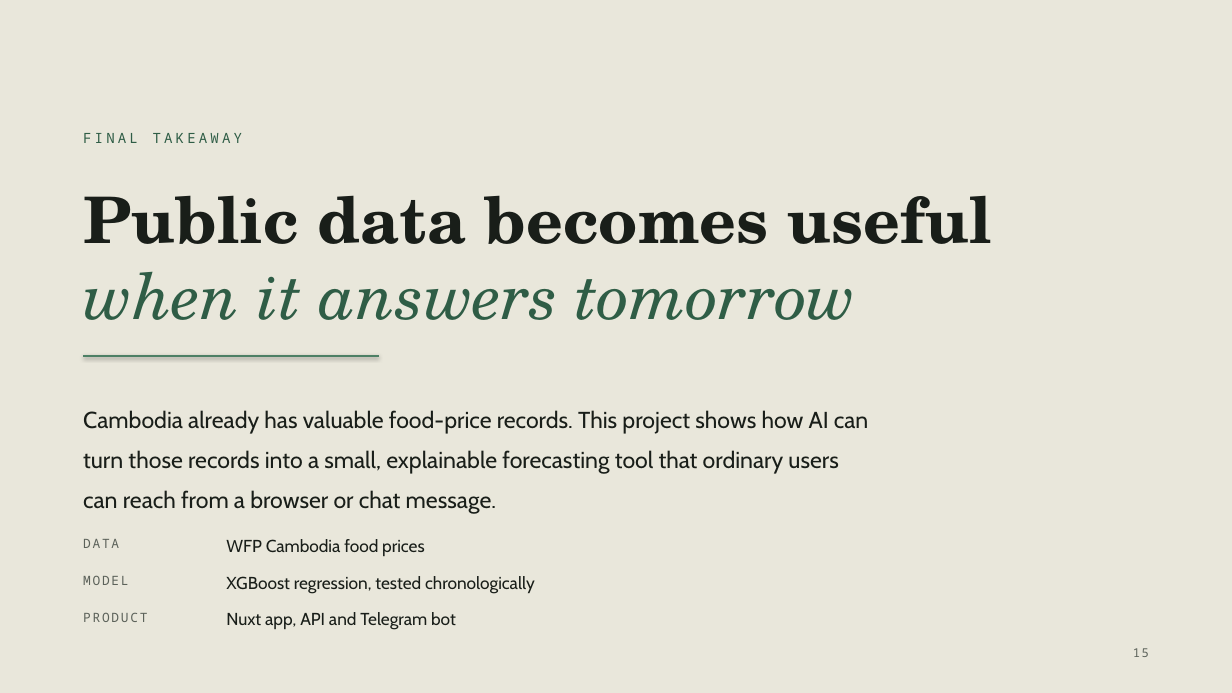
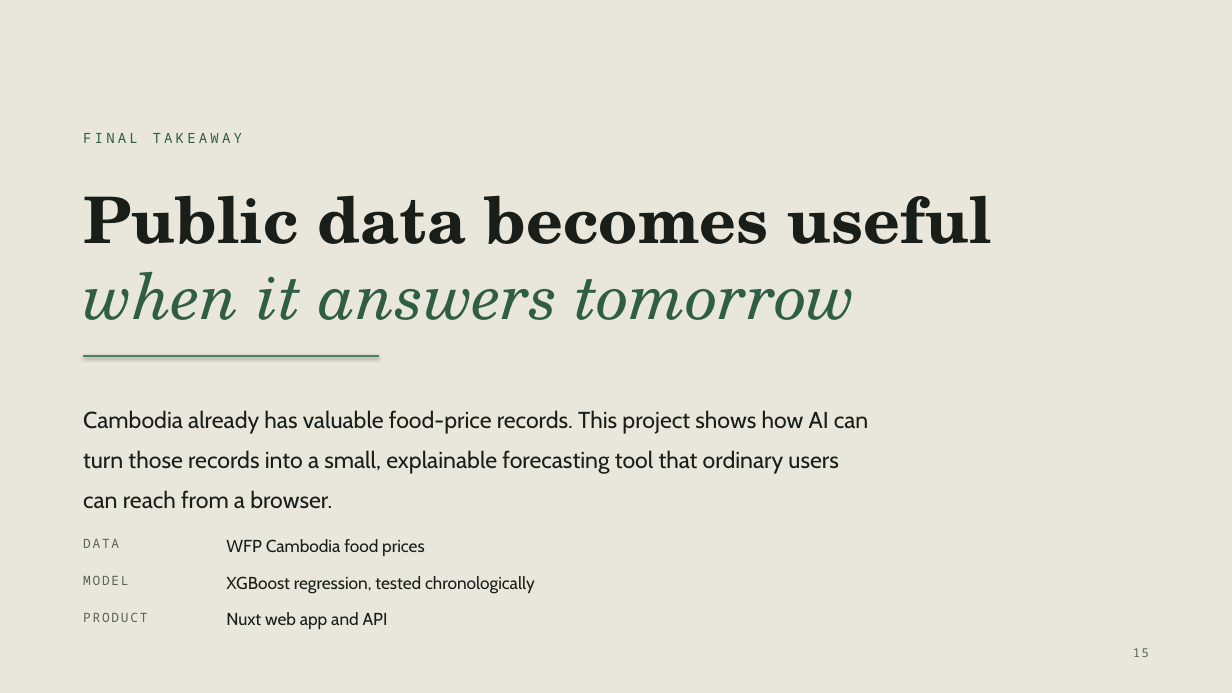
Before and after one commit to vaungsophal/food-price-prediction, a slide deck: slide 15 of reports/Cambodia_Food_Price_Forecast.pptx. Drawn at 1232x693 pixels with LibreOffice and Linux fonts; fonts in the diff are those of the drawing. Boxes give left, top, right and bottom in pixels: in the first picture for what was removed or moved away, otherwise in the second. Text is boxed around its words. In the diff, an @@ line names an element or a change of style, - is before the commit and + after.

Commit message:
remove telegram both

```diff
--- a/reports/Cambodia_Food_Price_Forecast.pptx
+++ b/reports/Cambodia_Food_Price_Forecast.pptx
@@ text at [83, 410, 868, 509]: text changed @@
-Cambodia already has valuable food-price records. This project shows how AI can turn those records into a small, explainable forecasting tool that ordinary users can reach from a browser or chat message.
+Cambodia already has valuable food-price records. This project shows how AI can turn those records into a small, explainable forecasting tool that ordinary users can reach from a browser.
@@ text at [226, 612, 388, 629]: text changed @@
-Nuxt app, API and Telegram bot
+Nuxt web app and API
```
Also in this commit, not shown: 3 other slides changed, 12 other files.
